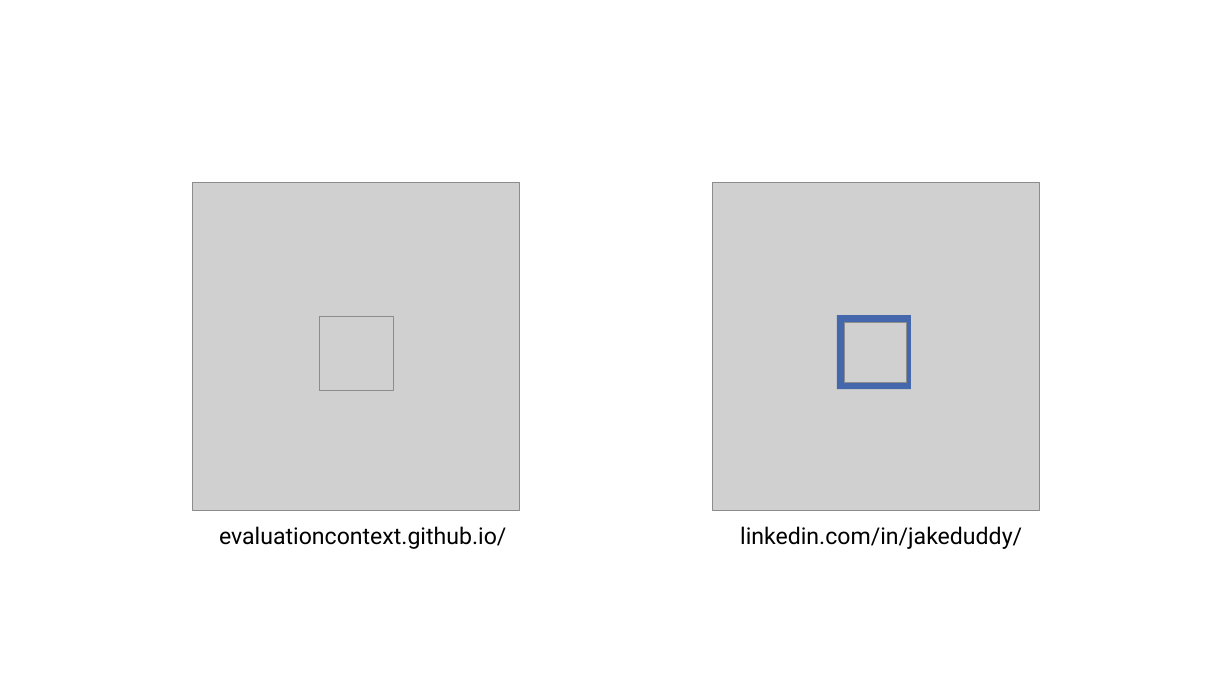
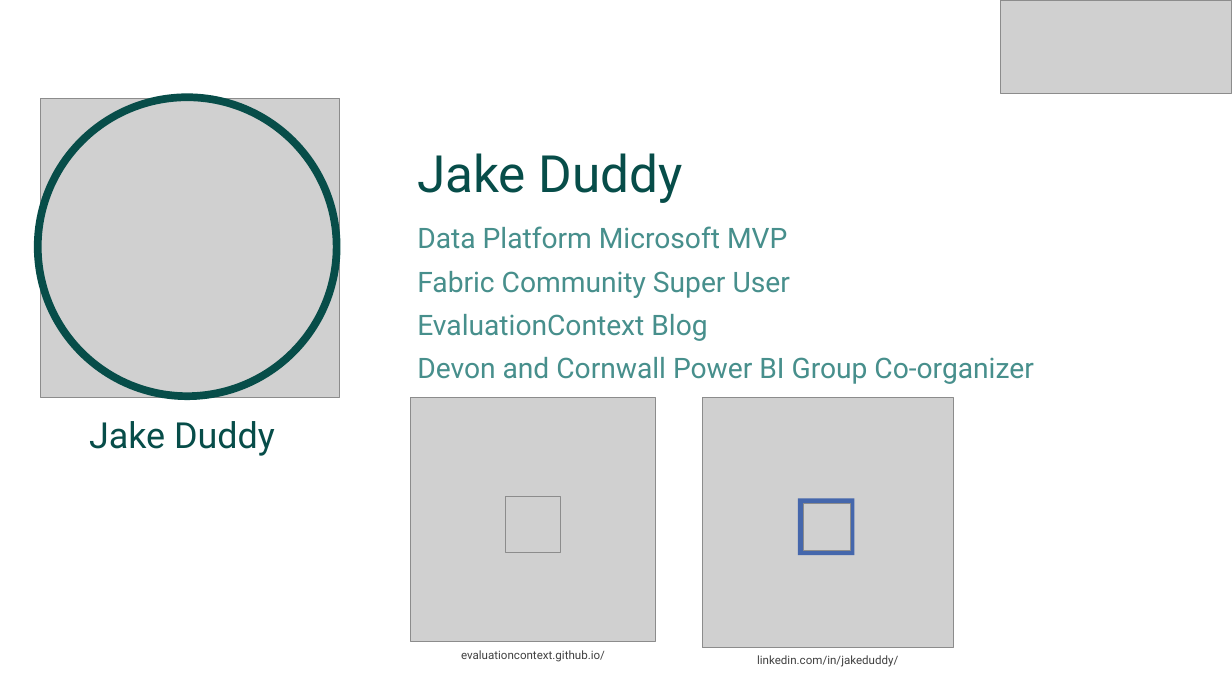
Before and after one commit to EvaluationContext/evaluationcontext.github.io, a slide deck: slide 2 of Resources/presentations/25-11-Devon/SVGs.pptx. Drawn at 1232x693 pixels with LibreOffice and Linux fonts; fonts in the diff are those of the drawing; grey boxes stand for pictures. Boxes give left, top, right and bottom in pixels: in the first picture for what was removed or moved away, otherwise in the second. Text is boxed around its words. In the diff, an @@ line names an element or a change of style, - is before the commit and + after.

Commit message:
presentation(devon-11-25): updates

```diff
--- a/Resources/presentations/25-11-Devon/SVGs.pptx
+++ b/Resources/presentations/25-11-Devon/SVGs.pptx
@@ picture added at <box>1001,0,1232,93</box> @@
@@ ellipse added at <box>38,97,336,396</box>, outline #074D49 6 pt @@
@@ picture added at <box>41,98,339,396</box> @@
@@ text added at <box>417,153,683,203</box>, 40 pt, text #074D49 @@
+Jake Duddy
@@ text added at <box>417,226,1033,384</box>, 22 pt, text #478F8C @@
+Data Platform Microsoft MVP
+Fabric Community Super User
+EvaluationContext Blog
+Devon and Cornwall Power BI Group Co-organizer
@@ rectangle removed at <box>837,315,911,389</box> @@
@@ picture: place and size @@
-picture at <box>192,183,519,510</box>
+picture at <box>411,397,655,641</box>
@@ picture: place and size @@
-picture at <box>713,183,1040,510</box>
+picture at <box>702,397,953,648</box>
@@ text added at <box>89,421,275,456</box>, 28 pt, text #074D49 @@
+Jake Duddy
@@ picture: place and size @@
-picture at <box>319,317,393,391</box>
+picture at <box>506,497,561,553</box>
@@ rectangle added at <box>798,499,854,555</box>, fill #4567AC @@
@@ picture: place and size @@
-picture at <box>845,323,907,384</box>
+picture at <box>803,504,851,550</box>
@@ text "evaluationcontext.github.io/" at <box>461,650,605,662</box>: size 18 to 9 pt, text colour #000000 to #404040; alignment left to centre @@
@@ text "evaluationcontext.github.io/": place and size @@
-text "evaluationcontext.github.io/" at <box>219,526,506,549</box>
+text "evaluationcontext.github.io/" at <box>461,650,605,662</box>
@@ text "linkedin.com/in/jakeduddy/": place and size @@
-text "linkedin.com/in/jakeduddy/" at <box>740,526,1022,549</box>
+text "linkedin.com/in/jakeduddy/" at <box>757,655,898,667</box>
@@ text "linkedin.com/in/jakeduddy/" at <box>757,655,898,667</box>: size 18 to 9 pt, text colour #000000 to #404040; alignment left to centre @@
```
Also in this commit, not shown: 21 slides removed, 32 other files.
